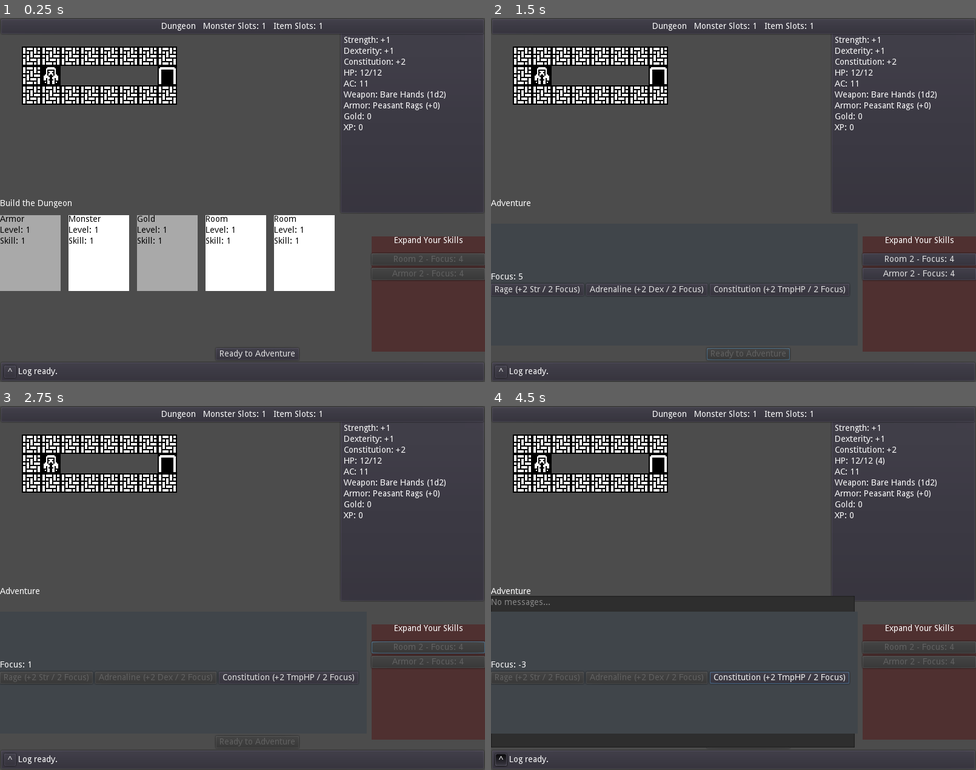
Above: before the commit, frames 1-4 (two rows, left to right).
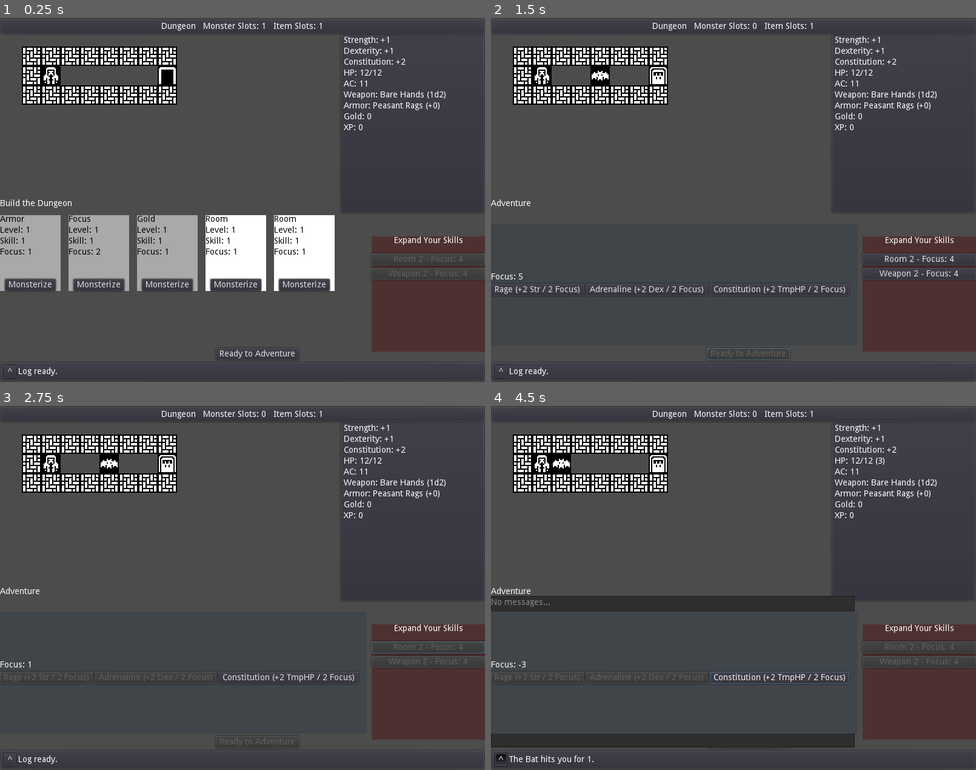
Above: after the commit, the same moments.

Repository: doctor-g/7DRL-2021
Game: Godot game, scene res://src/Game.tscn
Two runs of this game, one before a commit and one after it. Both use one fixed random seed, a clock stepped at 60 frames per second and the inputs below.
Inputs (mouse positions are in pixels of both pictures, inside the frame that each line leads up to):
- Up to frame 1 (0.25 s): no input
- Up to frame 2 (1.5 s): click (520, 283) at 0.5 s, where only the run after the commit has a clickable "Monsterize"; click "Ready to Adventure" at 1.25 s
- Up to frame 3 (2.75 s): click "Room 2 - Focus: 4" at 2 s
- Up to frame 4 (4.5 s): click "^" at 2.75 s; click "Constitution (+2 TmpHP / 2 Fo…" at 3.5 s; tap Enter at 4.25 s; move the mouse to (840, 569) at 4.27 s; hold N (move_down_right) from 4.28 s (still down); tap . (pass) at 4.35 s; click (840, 569) at 4.42 s

The runs differ from the first frame. In frame 1, 4.3% of the frame differs, in the area x 0-97%, y 54-75%; in frame 2, 0.5%; in frame 3, 0.4%; in frame 4, 0.5%.

Commit message:
Replace monster card with monsterization

Diff:
--- a/project/project.godot
+++ b/project/project.godot
@@ -82,6 +82,7 @@
 
 Dice="*res://src/Dice.gd"
 Log="*res://src/Log.gd"
+MonsterFactory="*res://src/MonsterFactory.gd"
 
 [debug]
 
--- a/project/src/Card.gd
+++ b/project/src/Card.gd
@@ -1,6 +1,7 @@
 extends Area2D
 
 signal played
+signal monsterized
 
 export var enabled_bg_color := Color.white
 export var disabled_bg_color := Color.darkgray
@@ -8,23 +9,28 @@
 var title : String
 var level := 1
 var skill := level
+var focus := 1
 
 var _playable := false
 
 onready var _title_label := $Control/VBoxContainer/TitleLabel
 onready var _level_label := $Control/VBoxContainer/LevelLabel
 onready var _skill_label := $Control/VBoxContainer/SkilLabel
+onready var _focus_label := $Control/VBoxContainer/FocusLabel
 onready var _background = $Control/Background
+
 
 func _ready():
 	_title_label.text = title
 	_level_label.text = "Level: %d" % level
 	_skill_label.text = "Skill: %d" % skill
+	_focus_label.text = "Focus: %d" % focus
 
 
 func update_playability(game:Game) -> void:
 	_playable = can_play(game)
 	_background.color = enabled_bg_color if _playable else disabled_bg_color
+	$Control/MonsterizeButton.disabled = not game.can_add_monster()
 
 
 func can_play(_game:Game)->bool:
@@ -46,3 +52,6 @@
 func _get_random(map):
 	var options : Array = map[level]
 	return options[randi() % options.size()]
+
+func _on_MonsterizeButton_pressed():
+	emit_signal("monsterized")
--- a/project/src/Card.tscn
+++ b/project/src/Card.tscn
@@ -28,9 +28,12 @@
 [node name="VBoxContainer" type="VBoxContainer" parent="Control"]
 margin_right = 40.0
 margin_bottom = 40.0
+__meta__ = {
+"_edit_use_anchors_": false
+}
 
 [node name="TitleLabel" type="Label" parent="Control/VBoxContainer"]
-margin_right = 52.0
+margin_right = 55.0
 margin_bottom = 14.0
 custom_colors/font_color = Color( 0, 0, 0, 1 )
 text = "Title"
@@ -40,7 +43,7 @@
 
 [node name="LevelLabel" type="Label" parent="Control/VBoxContainer"]
 margin_top = 18.0
-margin_right = 52.0
+margin_right = 55.0
 margin_bottom = 32.0
 custom_colors/font_color = Color( 0, 0, 0, 1 )
 text = "Level: N"
@@ -50,13 +53,33 @@
 
 [node name="SkilLabel" type="Label" parent="Control/VBoxContainer"]
 margin_top = 36.0
-margin_right = 52.0
+margin_right = 55.0
 margin_bottom = 50.0
 custom_colors/font_color = Color( 0, 0, 0, 1 )
 text = "Skill: N"
 __meta__ = {
 "_edit_use_anchors_": false
 }
+
+[node name="FocusLabel" type="Label" parent="Control/VBoxContainer"]
+margin_top = 54.0
+margin_right = 55.0
+margin_bottom = 68.0
+custom_colors/font_color = Color( 0, 0, 0, 1 )
+text = "Focus: N"
+__meta__ = {
+"_edit_use_anchors_": false
+}
+
+[node name="MonsterizeButton" type="Button" parent="Control"]
+anchor_left = 0.5
+anchor_top = 1.0
+anchor_right = 0.5
+anchor_bottom = 1.0
+margin_left = -42.0
+margin_top = -20.0
+margin_right = 42.0
+text = "Monsterize"
 
 [node name="CollisionShape2D" type="CollisionShape2D" parent="."]
 position = Vector2( 50, 62 )
@@ -65,3 +88,4 @@
 "_edit_lock_": true
 }
 [connection signal="gui_input" from="Control" to="." method="_on_Control_gui_input"]
+[connection signal="pressed" from="Control/MonsterizeButton" to="." method="_on_MonsterizeButton_pressed"]
--- /dev/null
+++ b/project/src/Cards/FocusCard.gd
@@ -0,0 +1,9 @@
+extends "res://src/Card.gd"
+
+func _init():
+	title = "Focus"
+	focus = 2
+
+
+func can_play(_game)->bool:
+	return false
--- a/project/src/Game.gd
+++ b/project/src/Game.gd
@@ -29,8 +29,8 @@
 	_hero.connect("hp_changed", self, "_on_Hero_hp_changed")
 
 	# Load the cards
-	var test = [ "Armor", "Room", "Gold", "Monster", "Weapon",
-				 "Armor", "Room", "Gold", "Monster", "Weapon" ]
+	var test = [ "Armor", "Room", "Gold", "Focus", "Weapon",
+				 "Armor", "Room", "Gold", "Focus", "Weapon" ]
 	for script in test:
 		var card = _Card.instance()
 		card.set_script(load("res://src/Cards/%sCard.gd" % script))
@@ -63,6 +63,7 @@
 			_discard = []
 		var card = _deck.pop_front()
 		card.connect("played", self, "_on_Card_played", [card], CONNECT_ONESHOT)
+		card.connect("monsterized", self, "_on_Card_monsterized", [card], CONNECT_ONESHOT)
 		$CardPanel.add(card)
 	_update_cards()
 
@@ -71,6 +72,13 @@
 	card.play(self)
 	$CardPanel.remove(card)
 	add_to_discard(card)
+
+
+func _on_Card_monsterized(card) -> void:
+	$CardPanel.remove(card)
+	$Dungeon.add_monster(MonsterFactory.create_monster(card.level))
+	add_to_discard(card)
+	_update_cards()
 
 
 func add_to_discard(card):
@@ -112,7 +120,7 @@
 	# Remove cards from the card panel
 	while $CardPanel.count_cards() > 0:
 		var child = $CardPanel.get_card(0)
-		_set_focus(focus + 1)
+		_set_focus(focus + child.focus)
 		child.disconnect("played", self, "_on_Card_played")
 		$CardPanel.remove(child)
 		_discard.append(child)
--- a/project/src/Cards/MonsterCard.gd
+++ b/project/src/MonsterFactory.gd
@@ -1,4 +1,4 @@
-extends "res://src/Card.gd"
+extends Node
 
 var _monsters = {
 	1: [
@@ -14,16 +14,8 @@
 	]
 }
 
-func _init():
-	title = "Monster"
-
-
-func can_play(game:Game) -> bool:
-	return game.can_add_monster()
-
-
-func play(game:Game) -> void:
-	var monster_data = _get_random(_monsters)
+func create_monster(level:int)->MonsterPawn:
+	var monster_data = _get_random_monster_data(level)
 	var monster = load("res://src/Dungeon/MonsterPawn.tscn").instance()
 	monster.name = monster_data[0]
 	monster.level = 1
@@ -31,4 +23,9 @@
 	monster.damage = monster_data[2]
 	monster.ac = monster_data[3]
 	monster.frame = monster_data[4]
-	game.add_monster(monster)
+	return monster
+
+
+func _get_random_monster_data(level):
+	var options : Array = _monsters[level]
+	return options[randi() % options.size()]
--- a/project/src/UI/CardPanel.gd
+++ b/project/src/UI/CardPanel.gd
@@ -1,5 +1,4 @@
 extends Control
-
 
 func add(card:Node2D):
 	$Cards.add_child(card)
--- a/project/src/UI/ShopPanel.gd
+++ b/project/src/UI/ShopPanel.gd
@@ -1,6 +1,6 @@
 extends Control
 
-const _CARDS = [ "Weapon", "Armor", "Monster", "Gold", "Room"]
+const _CARDS = [ "Weapon", "Armor", "Gold", "Room"]
 const _OFFER_SIZE := 2
 const _CARD_SCENE := preload("res://src/Card.tscn")
 
